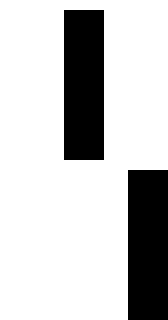
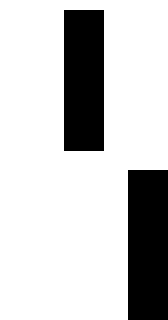
Layers edited between the first and the second 168×320 image:
renamed "Layer 4" to "Layer 0 copy", painted on it over [64, 151, 104, 160]
hid "Layer 0" over [64, 151, 104, 160]
